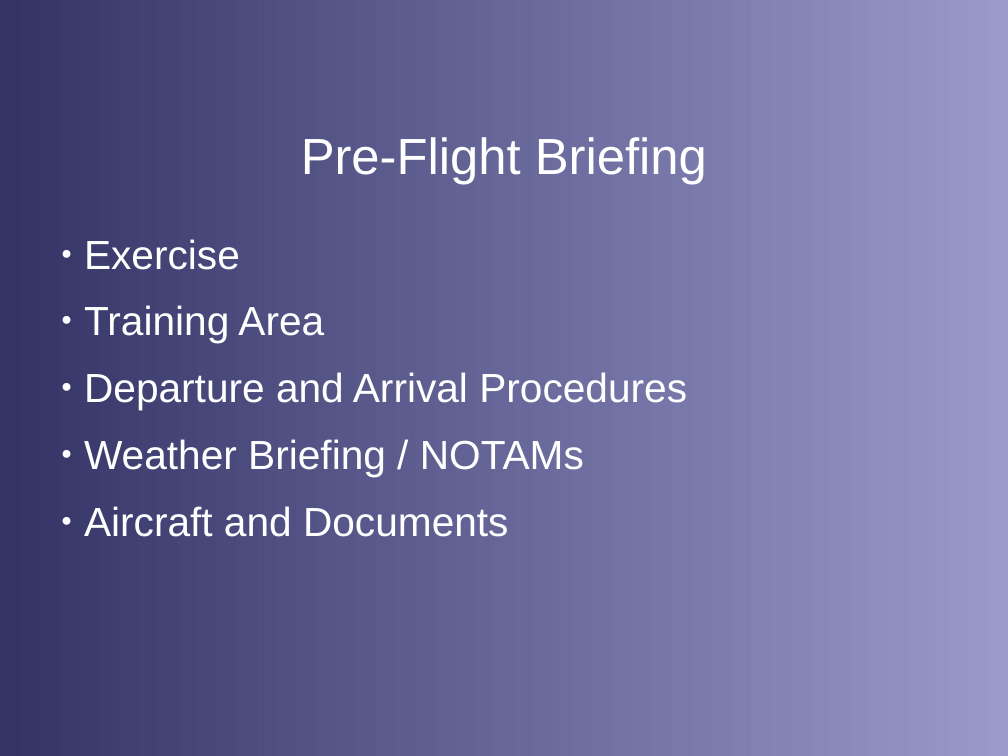
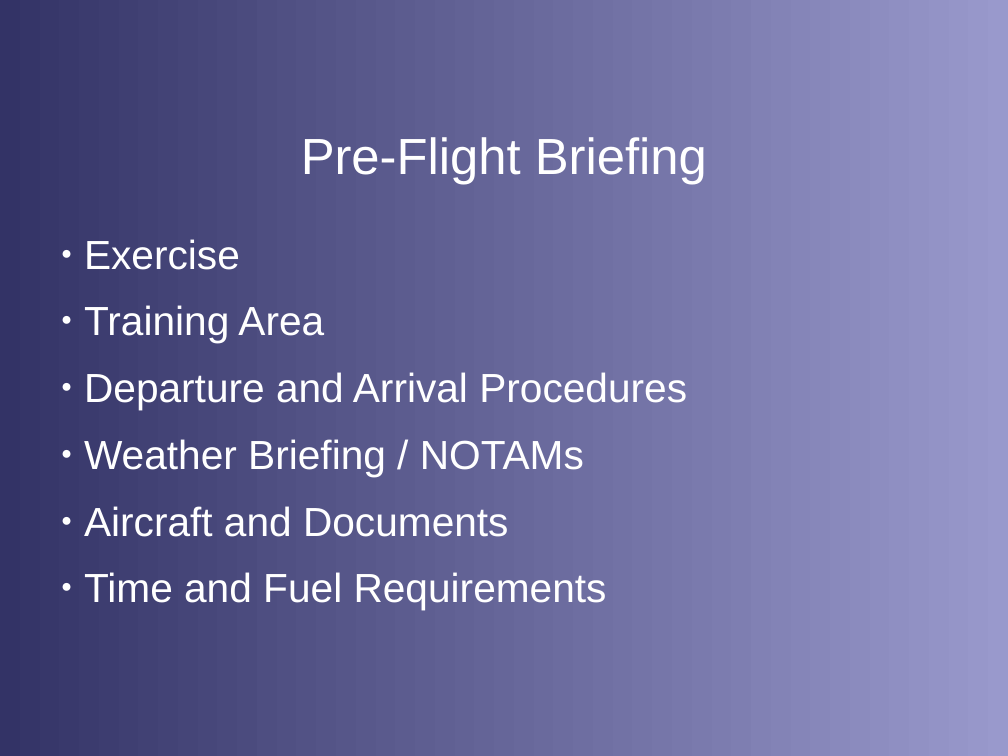
Before and after one commit to stephanheinemann/flight, a slide deck: slide 16 of FI/ForcedLanding/ForcedLanding.odp. Drawn at 1008x756 pixels with LibreOffice and Linux fonts; fonts in the diff are those of the drawing; background and template pictures are left out. Boxes give left, top, right and bottom in pixels: in the first picture for what was removed or moved away, otherwise in the second. Text is boxed around its words. In the diff, an @@ line names an element or a change of style, - is before the commit and + after.

```diff
--- a/FI/ForcedLanding/ForcedLanding.odp
+++ b/FI/ForcedLanding/ForcedLanding.odp
@@ text at (x1=84, y1=572, x2=607, y2=610): paragraph added @@
+● Time and Fuel Requirements
```
Also in this commit, not shown: 1 other slide changed, 1 other file.
